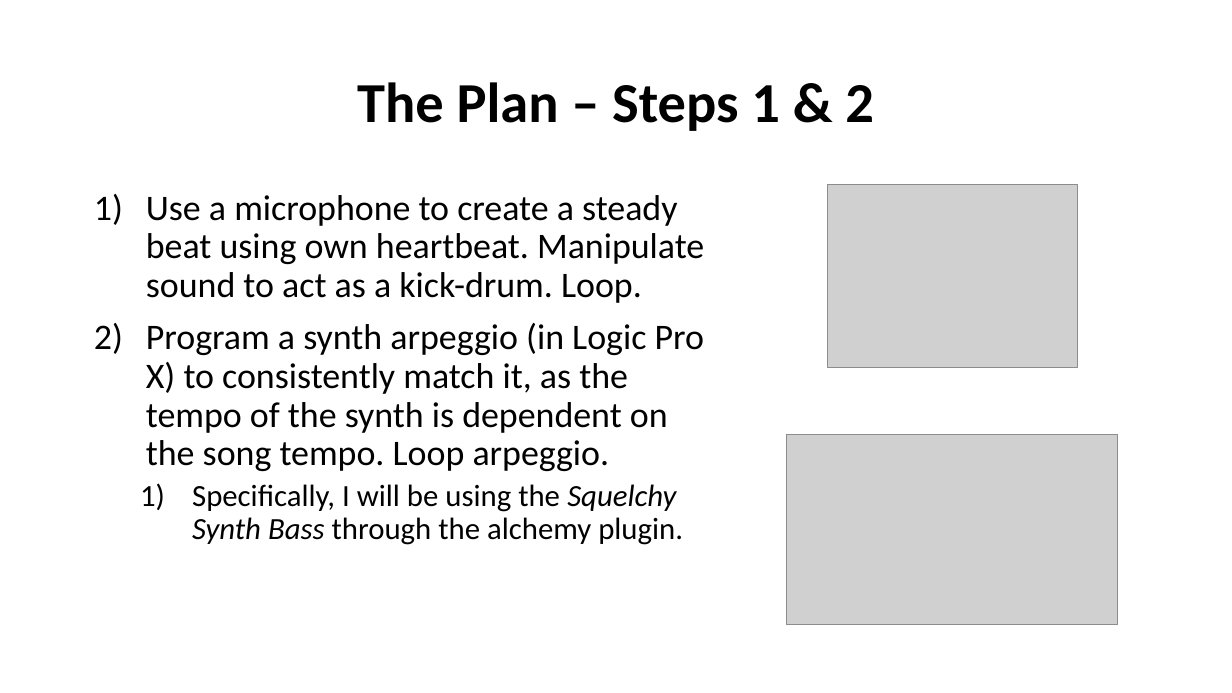
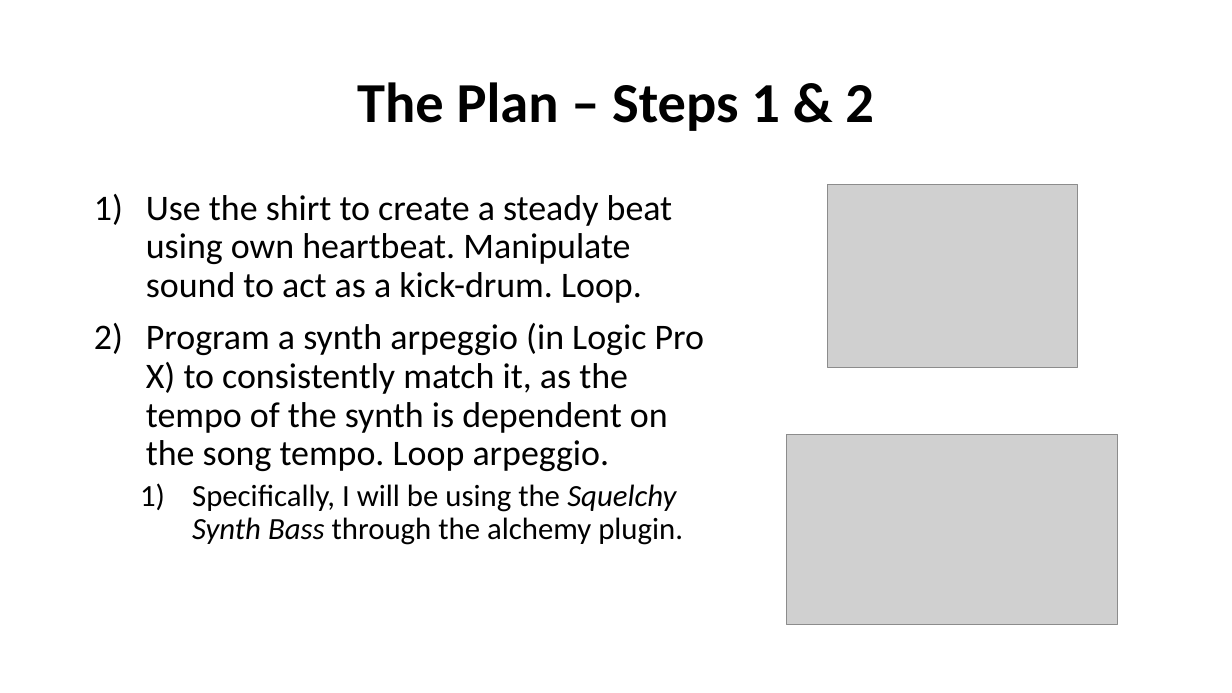
Before and after one commit to code-warrior/midterm--nime--uisa-190--fall-2020, a slide deck: slide 5 of midterm-presentation.ppt. Drawn at 1232x693 pixels with LibreOffice and Linux fonts; fonts in the diff are those of the drawing; grey boxes stand for pictures. Boxes give left, top, right and bottom in pixels: in the first picture for what was removed or moved away, otherwise in the second. Text is boxed around its words. In the diff, an @@ line names an element or a change of style, - is before the commit and + after.

```diff
--- a/midterm-presentation.ppt
+++ b/midterm-presentation.ppt
@@ text at bbox=[146, 195, 673, 303]: text changed @@
-1) Use a microphone to create a steady beat using own heartbeat. Manipulate sound to act as a kick-drum. Loop.
+1) Use the shirt to create a steady beat using own heartbeat. Manipulate sound to act as a kick-drum. Loop.
```
Also in this commit, not shown: 2 other slides changed.
